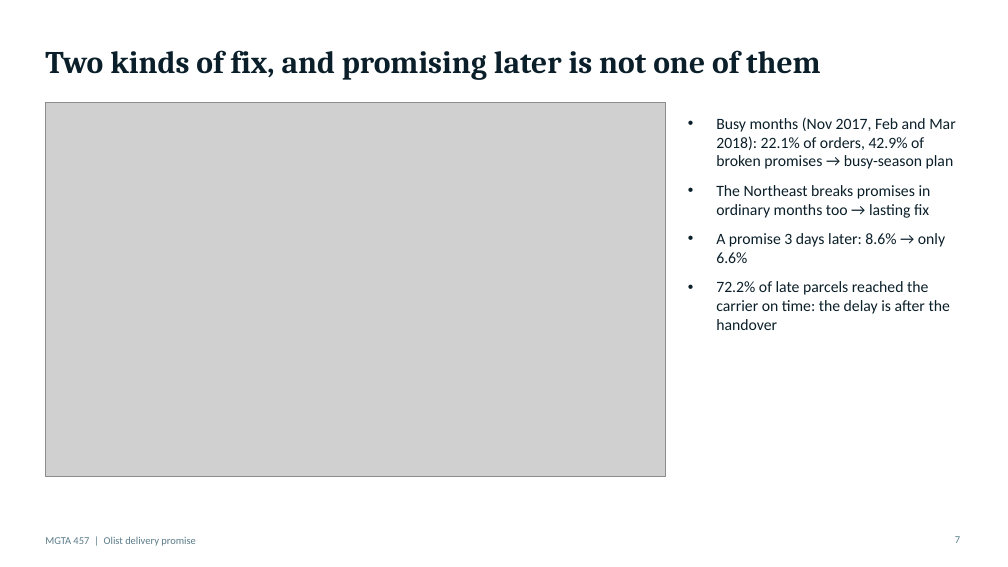
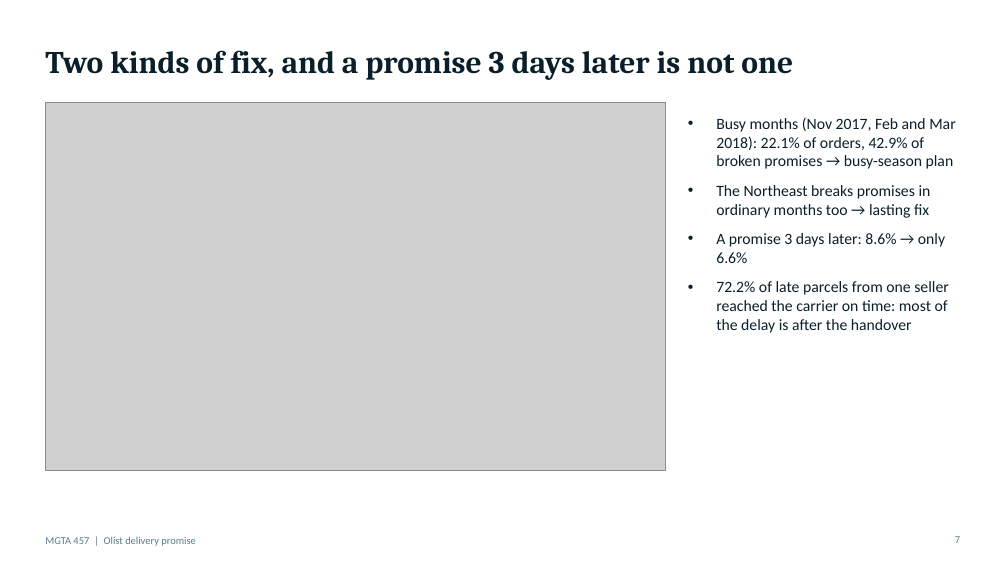
Before and after one commit to rsm-aaljarallah/mgta457-olist, a slide deck: slide 7 of deliverables/olist_presentation.pptx. Drawn at 1008x567 pixels with LibreOffice and Linux fonts; fonts in the diff are those of the drawing; grey boxes stand for pictures. Boxes give left, top, right and bottom in pixels: in the first picture for what was removed or moved away, otherwise in the second. Text is boxed around its words. In the diff, an @@ line names an element or a change of style, - is before the commit and + after.

```diff
--- a/deliverables/olist_presentation.pptx
+++ b/deliverables/olist_presentation.pptx
@@ title at (45, 50, 793, 80): text changed @@
-Two kinds of fix, and promising later is not one of them
+Two kinds of fix, and a promise 3 days later is not one
@@ picture: place and size @@
-picture at (45, 102, 665, 477)
+picture at (45, 102, 665, 470)
@@ text at (716, 281, 949, 333): text changed @@
-• 72.2% of late parcels reached the carrier on time: the delay is after the handover
+• 72.2% of late parcels from one seller reached the carrier on time: most of the delay is after the handover
```
Also in this commit, not shown: 7 other slides changed, 45 other files.
